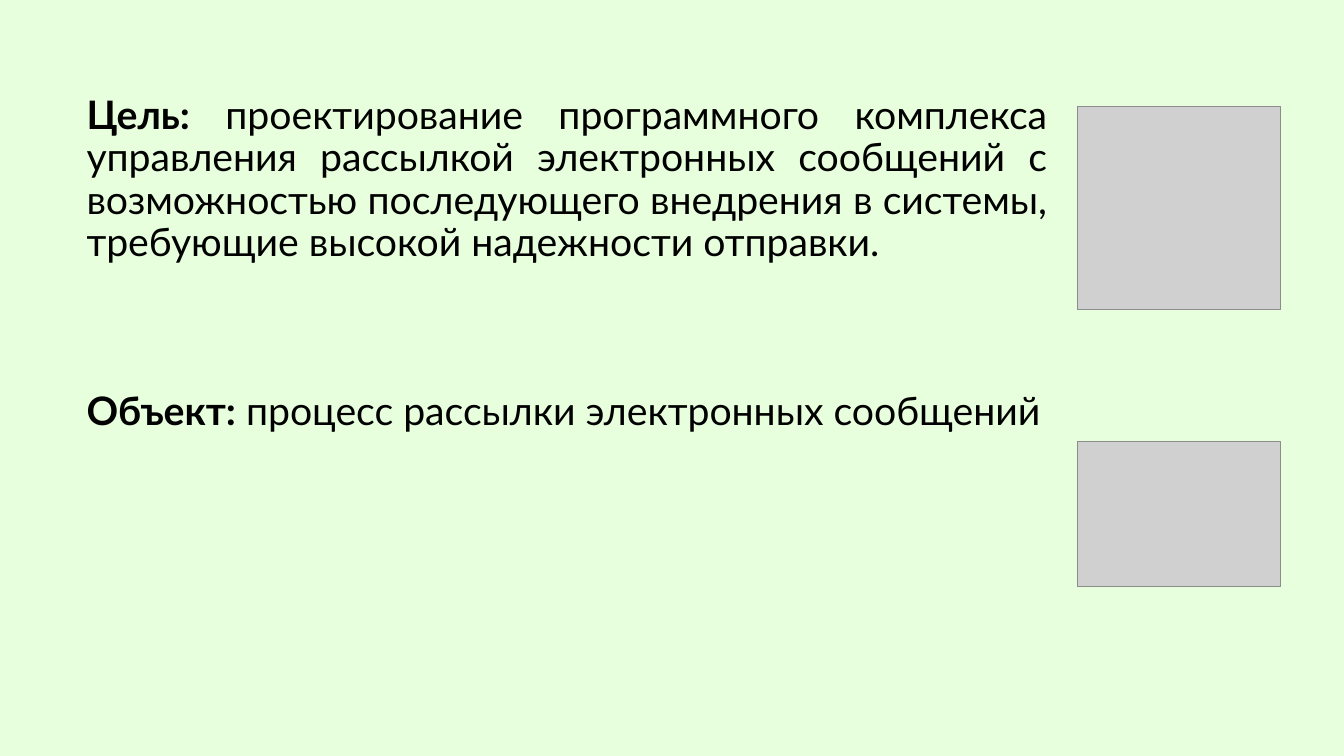
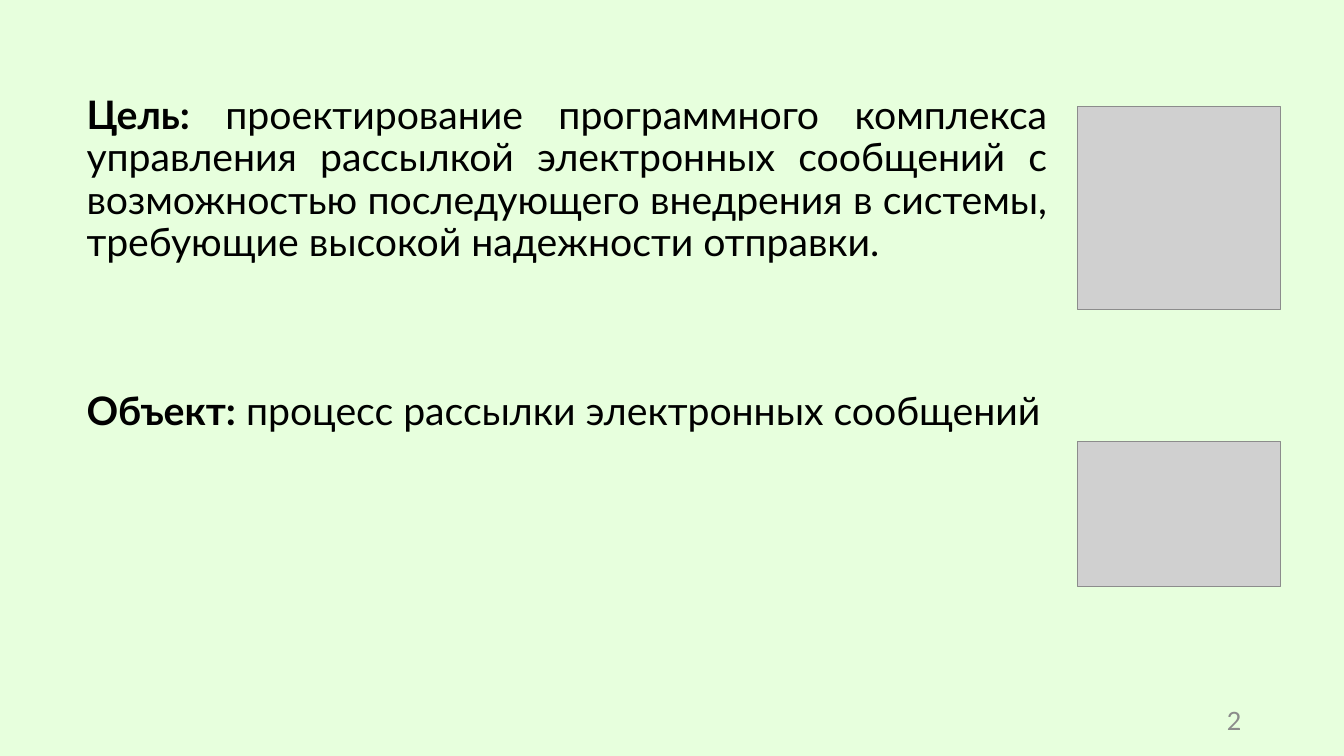
Before and after one commit to R0bari/MessageDeliveryService, a slide deck: slide 2 of Презентация/Сухарев. ВКР.pptx. Drawn at 1344x756 pixels with LibreOffice and Linux fonts; fonts in the diff are those of the drawing; grey boxes stand for pictures. Boxes give left, top, right and bottom in pixels: in the first picture for what was removed or moved away, otherwise in the second. Text is boxed around its words. In the diff, an @@ line names an element or a change of style, - is before the commit and + after.

```diff
--- a/Презентация/Сухарев. ВКР.pptx
+++ b/Презентация/Сухарев. ВКР.pptx
@@ page number added at (1227,712,1242,730), 18 pt, text #8C8C8C @@
+2
```
Also in this commit, not shown: 10 other slides changed, 3 slides added, 3 slides removed, 4 other files.
